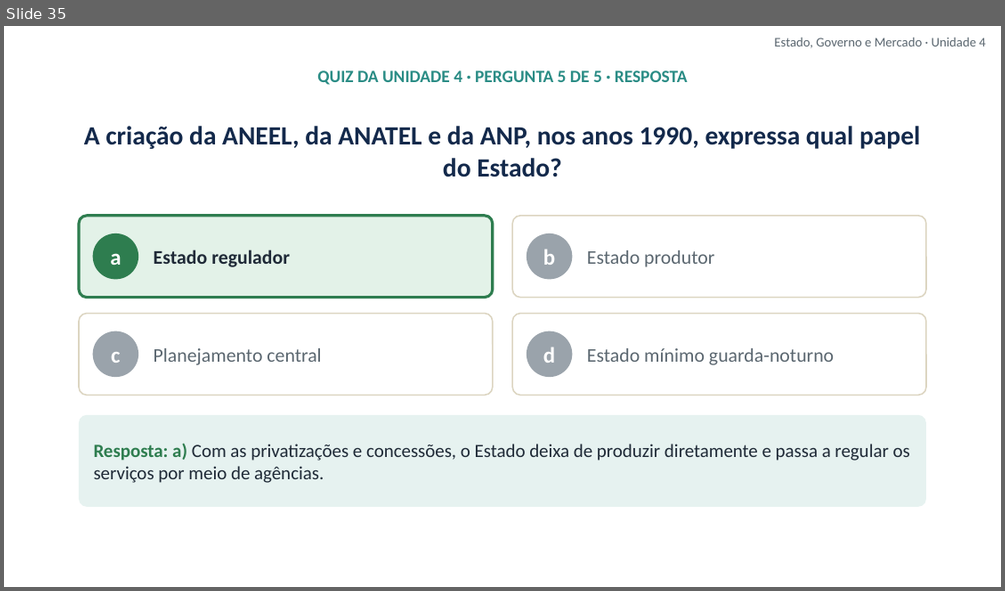
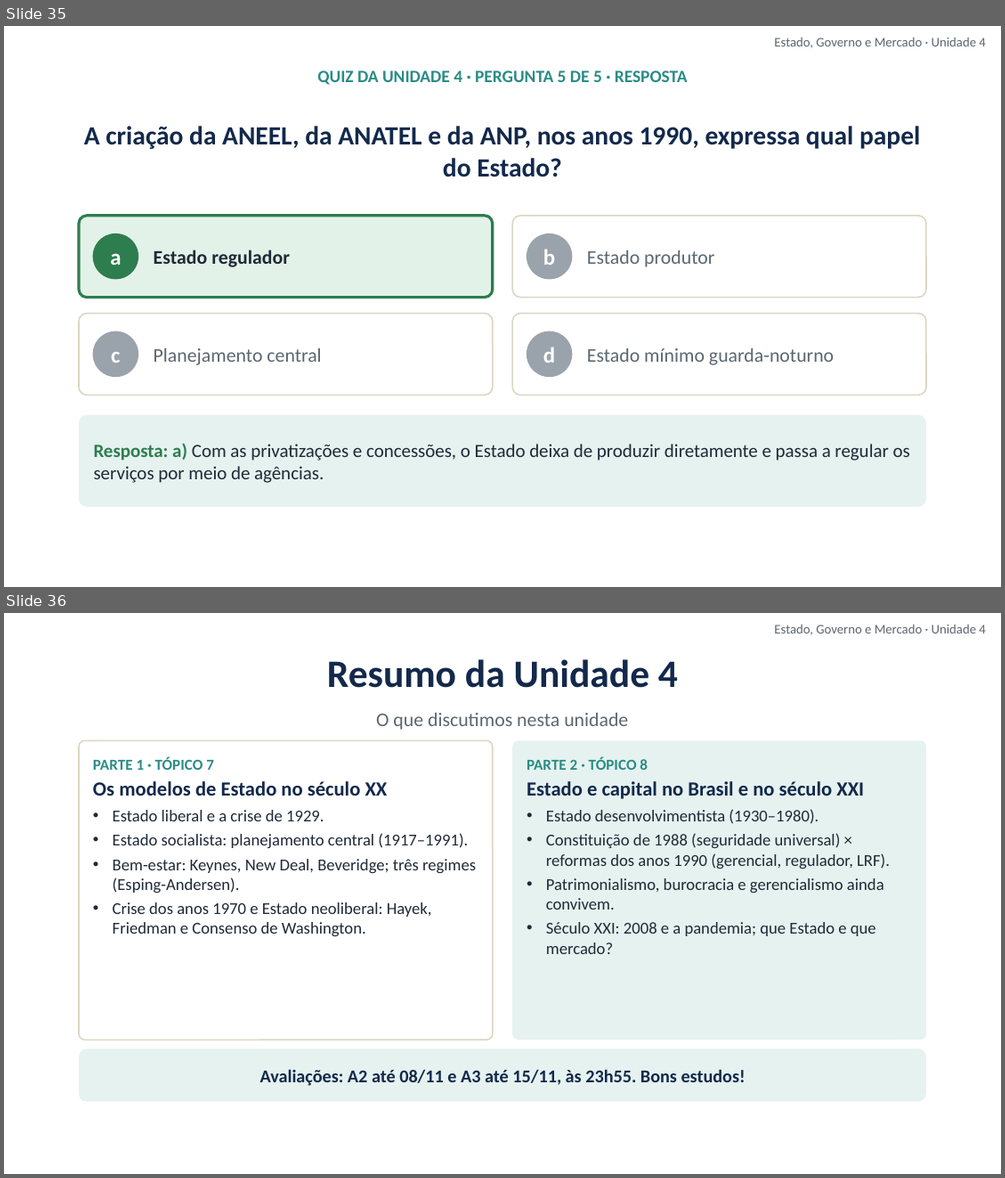
Before and after one commit to cleitonfranco74/gestao_publica, a slide deck: disciplina-01-estado-governo-mercado/materiais/04_Unidade_4_Modelos_de_Estado_e_Brasil.pptx. Shown one above the other, each under a label of ours: slide 35 before the commit, slides 35 and 36 after it. The pictures are 1005x591 and 1005x1178 pixels, drawn with LibreOffice and Linux fonts; fonts in the diff are those of the drawing; background and template pictures are left out. Boxes give left, top, right and bottom in pixels: in the first picture for what was removed or moved away, otherwise in the second. Text is boxed around its words. In the diff, an @@ line names an element or a change of style, - is before the commit and + after.

```diff
--- a/disciplina-01-estado-governo-mercado/materiais/04_Unidade_4_Modelos_de_Estado_e_Brasil.pptx
+++ b/disciplina-01-estado-governo-mercado/materiais/04_Unidade_4_Modelos_de_Estado_e_Brasil.pptx
@@ slide 36 added at [4, 613, 1001, 1174], background picture (left out) @@
@@ text added at [774, 625, 985, 635], 9.5 pt, text #5B6770 @@
+Estado, Governo e Mercado · Unidade 4
@@ text added at [327, 659, 678, 688], 28 pt, text #13294B, bold @@
+Resumo da Unidade 4
@@ text added at [376, 713, 628, 730], 14 pt, text #5B6770 @@
+O que discutimos nesta unidade
@@ rounded rectangle added at [79, 740, 493, 1039], fill #FFFFFF, outline #DCD5C1 1 pt, 12 pt, text #1F2A37 @@
+PARTE 1 · TÓPICO 7
+Os modelos de Estado no século XX
+• Estado liberal e a crise de 1929.
+• Estado socialista: planejamento central (1917–1991).
+• Bem-estar: Keynes, New Deal, Beveridge; três regimes (Esping-Andersen).
+• Crise dos anos 1970 e Estado neoliberal: Hayek, Friedman e Consenso de Washington.
@@ rounded rectangle added at [512, 740, 926, 1039], fill #E6F2F0, 12 pt, text #1F2A37 @@
+PARTE 2 · TÓPICO 8
+Estado e capital no Brasil e no século XXI
+• Estado desenvolvimentista (1930–1980).
+• Constituição de 1988 (seguridade universal) × reformas dos anos 1990 (gerencial, regulador, LRF).
+• Patrimonialismo, burocracia e gerencialismo ainda convivem.
+• Século XXI: 2008 e a pandemia; que Estado e que mercado?
@@ rounded rectangle added at [79, 1048, 926, 1102], fill #E6F2F0, 13 pt, text #13294B, bold @@
+Avaliações: A2 até 08/11 e A3 até 15/11, às 23h55. Bons estudos!
```
Also in this commit, not shown: 8 other files.
